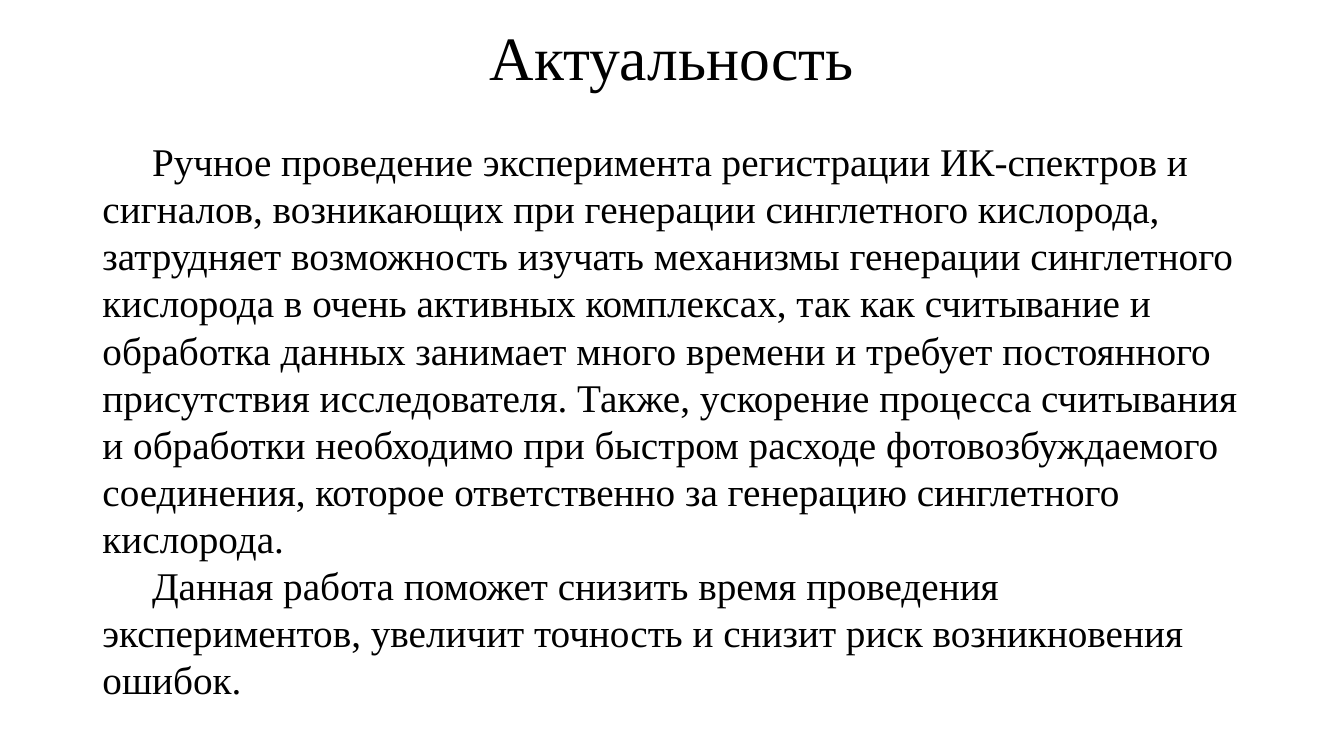
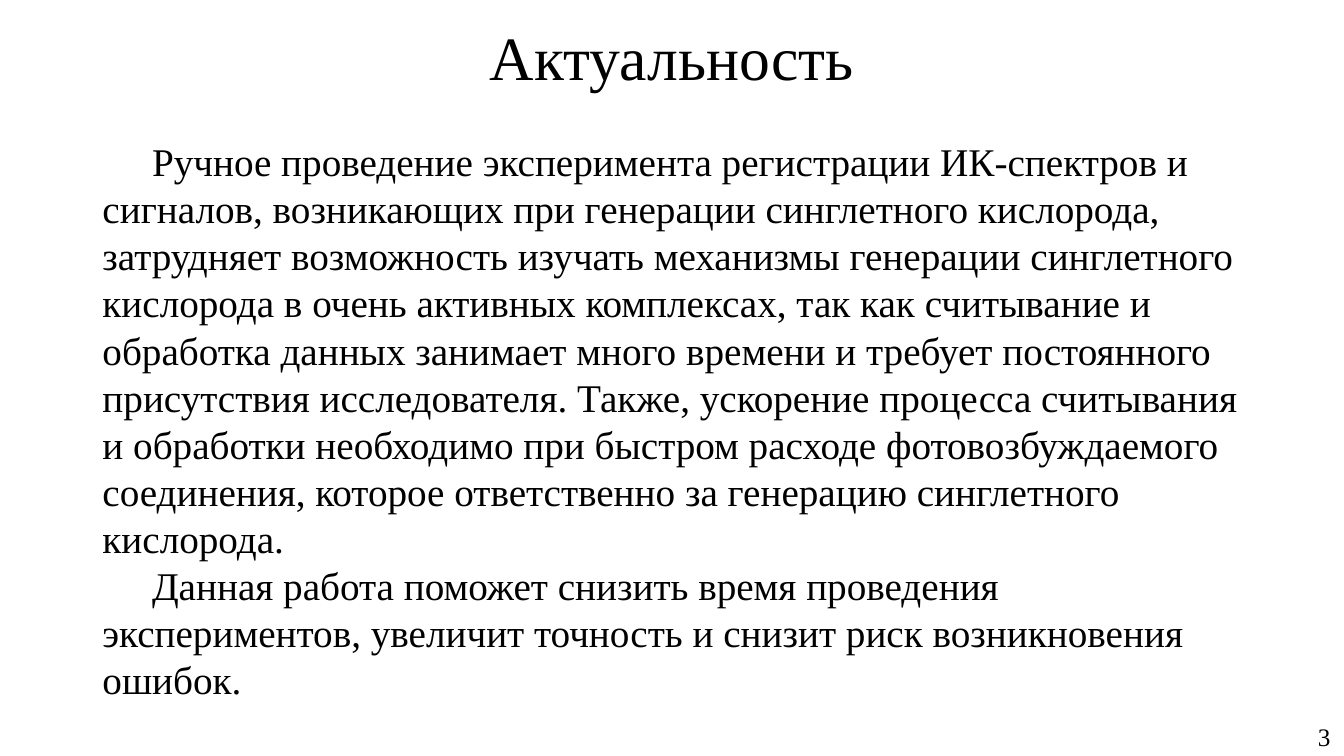
Before and after one commit to KeroDeep/Education, a slide deck: slide 3 of Novosibirsk_State_University/Дипломная работа/Зачет.pptx. Drawn at 1344x756 pixels with LibreOffice and Linux fonts; fonts in the diff are those of the drawing. Boxes give left, top, right and bottom in pixels: in the first picture for what was removed or moved away, otherwise in the second. Text is boxed around its words. In the diff, an @@ line names an element or a change of style, - is before the commit and + after.

```diff
--- a/Novosibirsk_State_University/Дипломная работа/Зачет.pptx
+++ b/Novosibirsk_State_University/Дипломная работа/Зачет.pptx
@@ text added at [1318,729,1331,747], 18 pt, text #000000 @@
+3
```
Also in this commit, not shown: 10 other slides changed, 3 other files.
